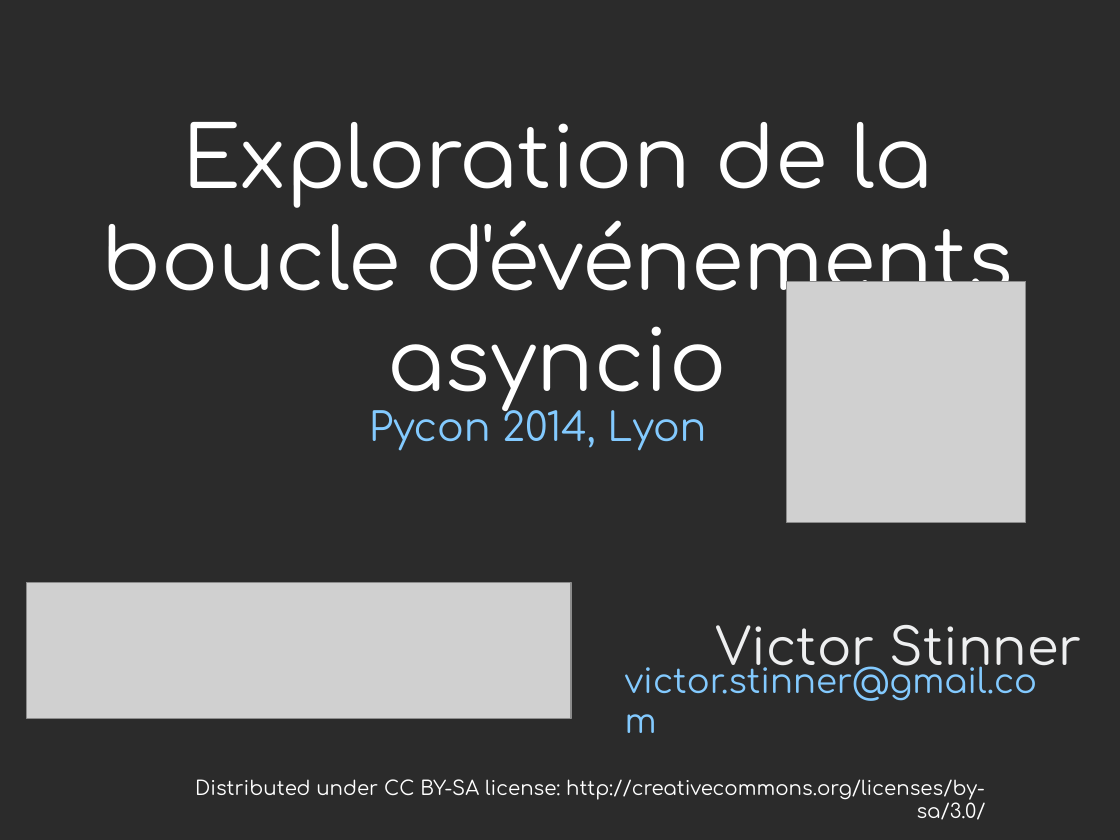
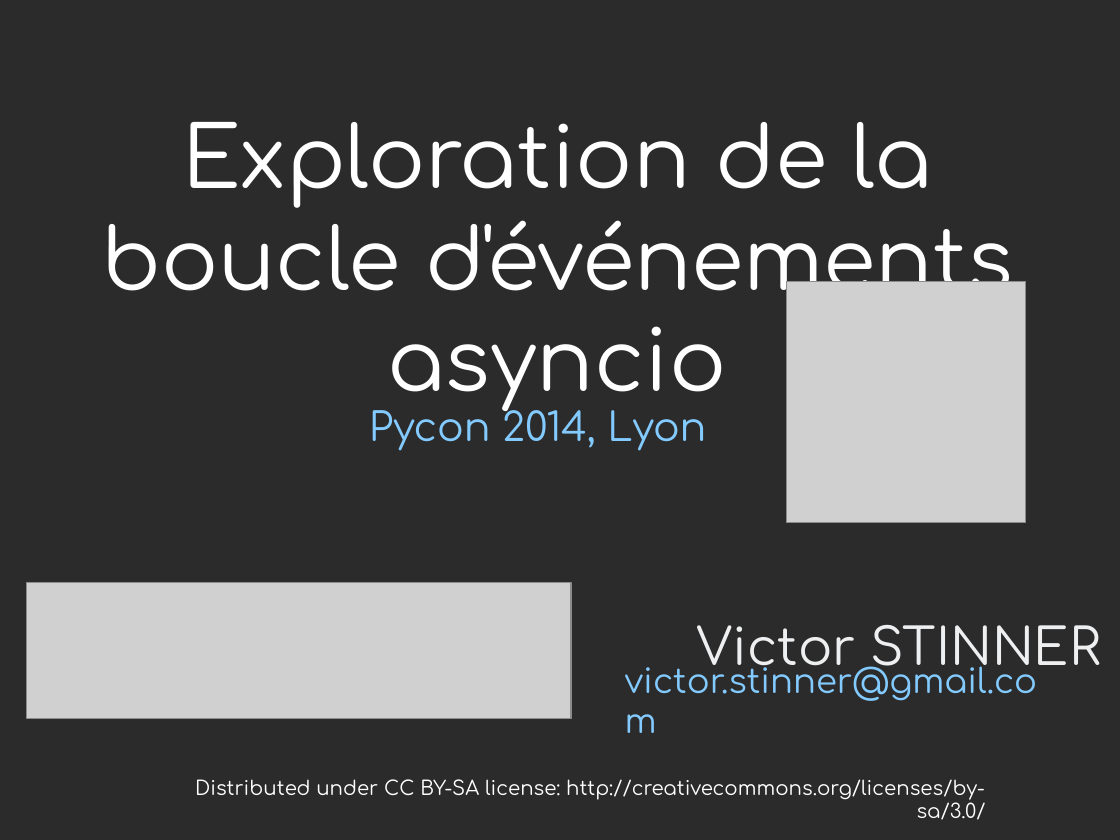
Before and after one commit to vstinner/talks, a slide deck: slide 1 of 2014-Pycon-Lyon/asyncio.odp. Drawn at 1120x840 pixels with LibreOffice and Linux fonts; fonts in the diff are those of the drawing; grey boxes stand for pictures; background and template pictures are left out; a plain dark background stands for a picture behind light text. Boxes give left, top, right and bottom in pixels: in the first picture for what was removed or moved away, otherwise in the second. Text is boxed around its words. In the diff, an @@ line names an element or a change of style, - is before the commit and + after.

```diff
--- a/2014-Pycon-Lyon/asyncio.odp
+++ b/2014-Pycon-Lyon/asyncio.odp
@@ text at [696,625,1101,678]: text changed @@
-Victor Stinner
+Victor STINNER
```
Also in this commit, not shown: 9 other slides changed, 1 slide added, 3 other files.
